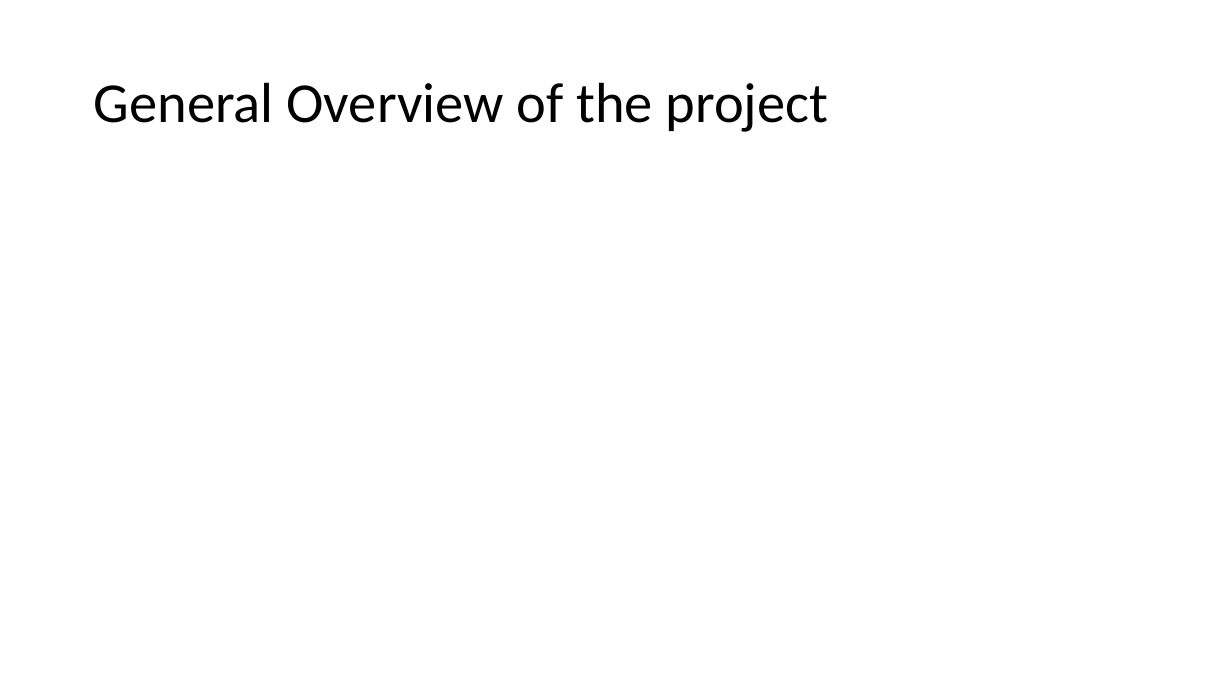
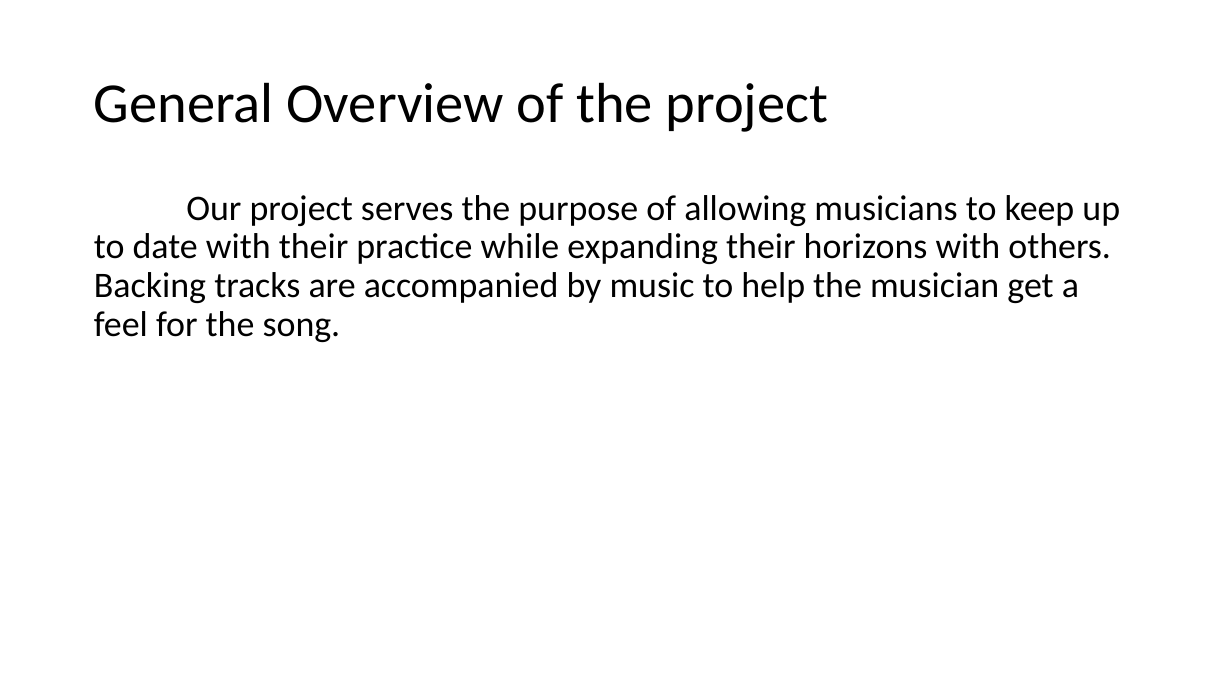
Before and after one commit to eliotshea/WeShed, a slide deck: slide 2 of WeShed.pptx. Drawn at 1232x693 pixels with LibreOffice and Linux fonts; fonts in the diff are those of the drawing. Boxes give left, top, right and bottom in pixels: in the first picture for what was removed or moved away, otherwise in the second. Text is boxed around its words. In the diff, an @@ line names an element or a change of style, - is before the commit and + after.

```diff
--- a/WeShed.pptx
+++ b/WeShed.pptx
@@ text added at box(94, 195, 1120, 342), 28 pt, text #000000 @@
+Our project serves the purpose of allowing musicians to keep up to date with their practice while expanding their horizons with others. Backing tracks are accompanied by music to help the musician get a feel for the song.
```
Also in this commit, not shown: 1 other slide changed, 2 other files.
